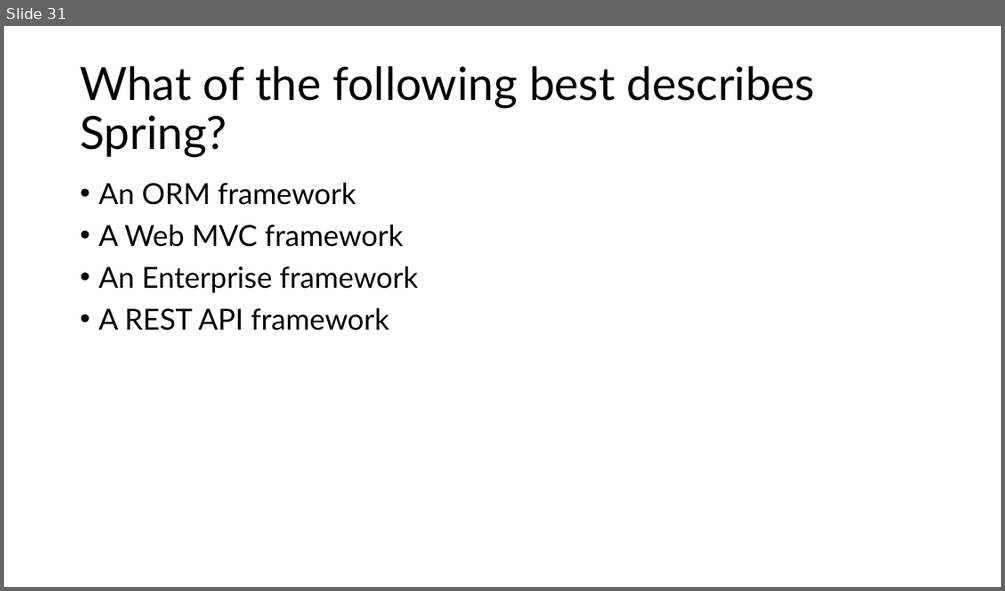
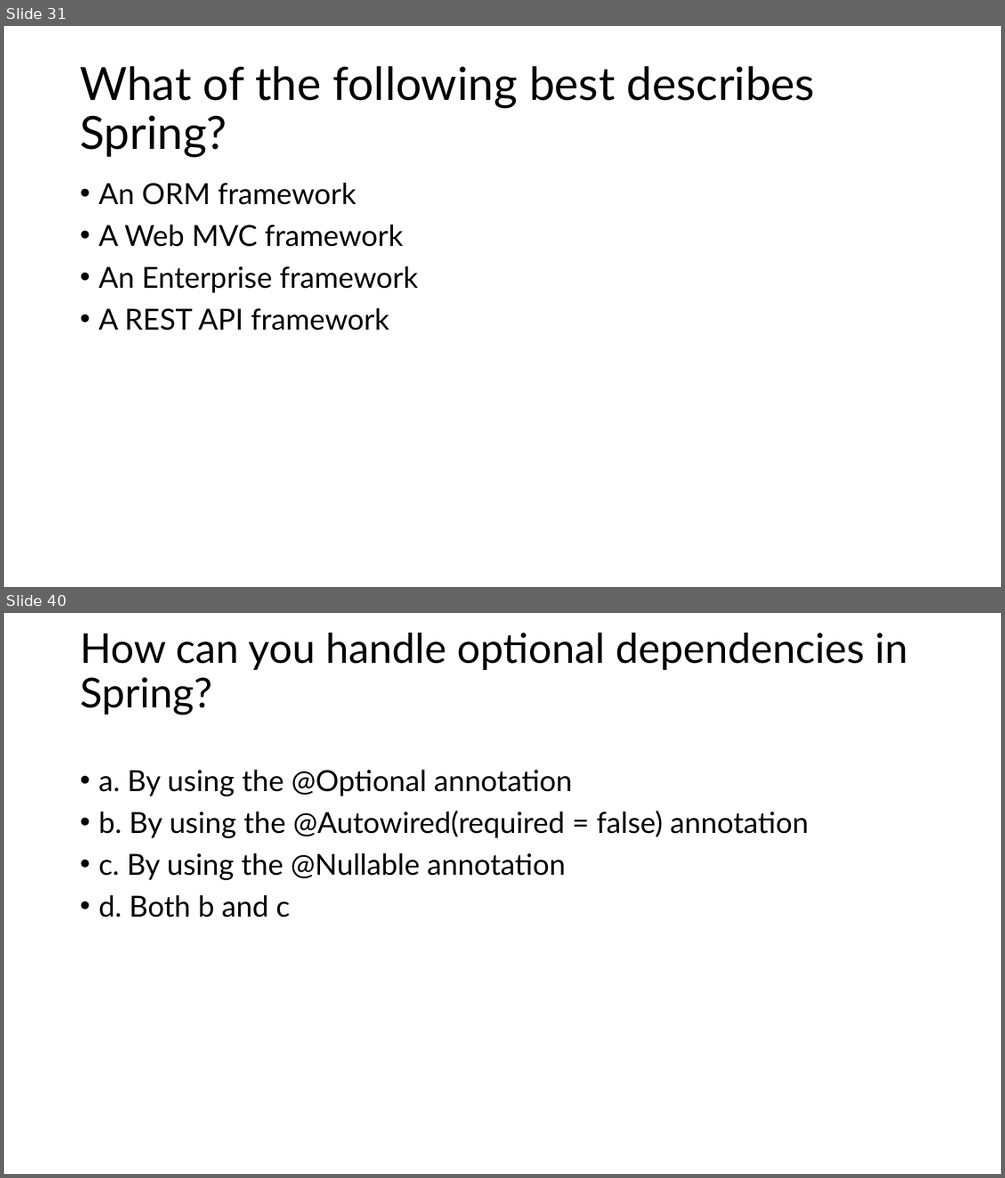
Before and after one commit to aniljos/FS-May-2024, a slide deck: Presentation/MCQ's.pptx. Shown one above the other, each under a label of ours: slide 31 before the commit, slides 31 and 40 after it; the slides between them are not shown. The pictures are 1005x591 and 1005x1178 pixels, drawn with LibreOffice and Linux fonts; fonts in the diff are those of the drawing. Boxes give left, top, right and bottom in pixels: in the first picture for what was removed or moved away, otherwise in the second. Text is boxed around its words. In the diff, an @@ line names an element or a change of style, - is before the commit and + after.

```diff
--- a/Presentation/MCQ's.pptx
+++ b/Presentation/MCQ's.pptx
@@ slide 40 added at <box>4,613,1001,1174</box>, background #FFFFFF @@
@@ title added at <box>80,633,907,715</box>, 39.6 pt, text #000000 @@
+How can you handle optional dependencies in Spring?
@@ text added at <box>98,770,808,917</box>, 28 pt, text #000000 @@
+• a. By using the @Optional annotation
+• b. By using the @Autowired(required = false) annotation
+• c. By using the @Nullable annotation
+• d. Both b and c
```
Also in this commit, not shown: 12 other slides added, 1 other file.
